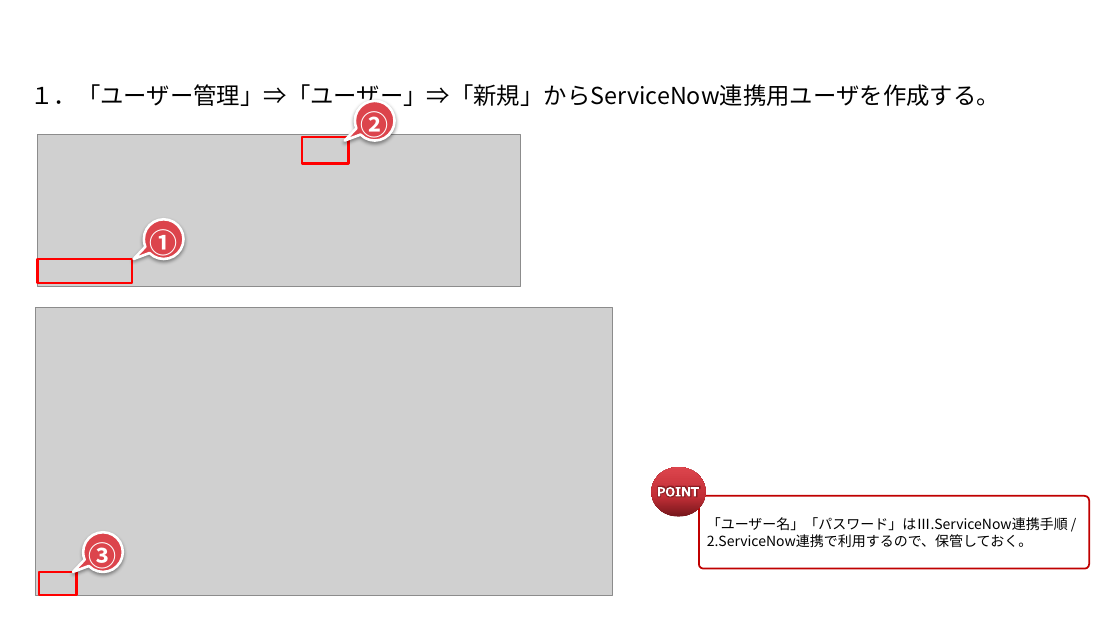
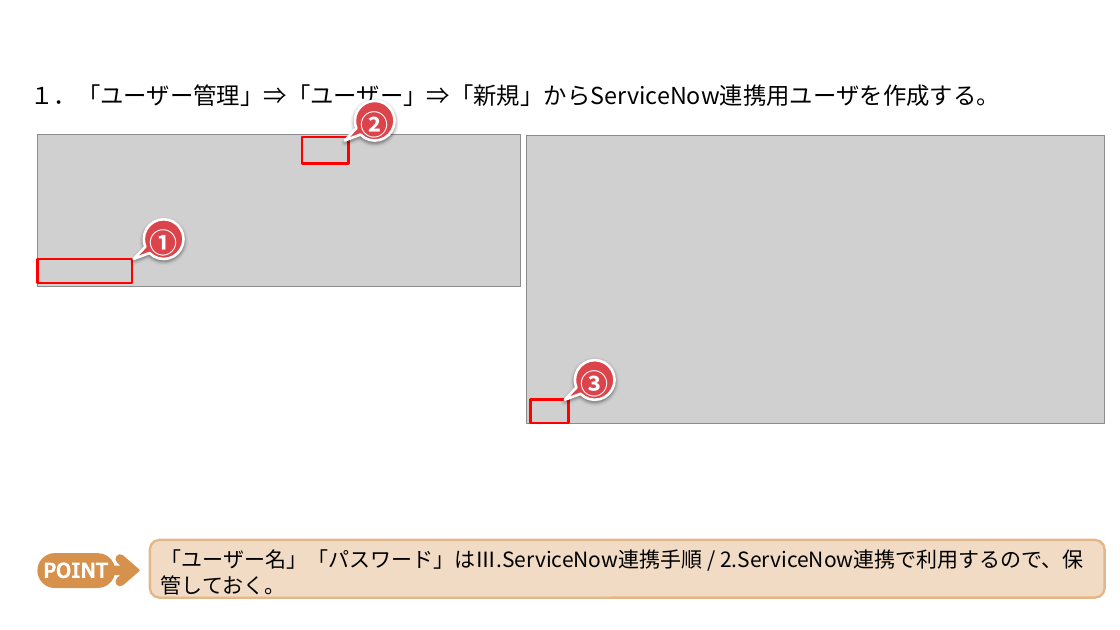
Before and after one commit to exastro-suite/SettingSamples-ServiceNow, a slide deck: slide 12 of docs/setting-samples-servicenow-install_ja.pptx. Drawn at 1120x630 pixels with LibreOffice and Linux fonts; fonts in the diff are those of the drawing; grey boxes stand for pictures; background and template pictures are left out. Boxes give left, top, right and bottom in pixels: in the first picture for what was removed or moved away, otherwise in the second. Text is boxed around its words. In the diff, an @@ line names an element or a change of style, - is before the commit and + after.

Commit message:
新規アップロード

```diff
--- a/docs/setting-samples-servicenow-install_ja.pptx
+++ b/docs/setting-samples-servicenow-install_ja.pptx
@@ picture: place and size @@
-picture at [35,308,613,596]
+picture at [527,135,1105,423]
@@ speech bubble "③": place and size @@
-speech bubble "③" at [83,533,123,572]
+speech bubble "③" at [575,360,614,400]
@@ rectangle: place and size @@
-rectangle at [39,572,76,596]
+rectangle at [531,400,569,423]
@@ ellipse removed at [652,467,707,517] @@
@@ freeform shape removed at [659,487,699,497] @@
@@ freeform shape added at [38,554,140,589], fill #D6924D @@
@@ freeform shape added at [45,562,108,578], fill #FFFFFF @@
@@ rounded rectangle "「ユーザー名」「パスワード」はⅢ.ServiceNow連携手順 / 2.ServiceNow連携で利用するので、保管して ...": place and size @@
-rounded rectangle "「ユーザー名」「パスワード」はⅢ.ServiceNow連携手順 / 2.ServiceNow連携で利用するので、保管して ..." at [699,496,1090,569]
+rounded rectangle "「ユーザー名」「パスワード」はⅢ.ServiceNow連携手順 / 2.ServiceNow連携で利用するので、保管して ..." at [150,540,1105,598]
@@ rounded rectangle "「ユーザー名」「パスワード」はⅢ.ServiceNow連携手順 / 2.ServiceNow連携で利用するので、保管して ..." at [150,540,1105,598]: size 12 to 18 pt; vertical alignment middle to top; fill #FFFFFF to #F1DBC4; outline #C00000 1.5 pt to #E4B788 2 pt; proportions changed @@
```
Also in this commit, not shown: 19 other slides changed, 30 slides added, 42 slides removed, 1 other file.
